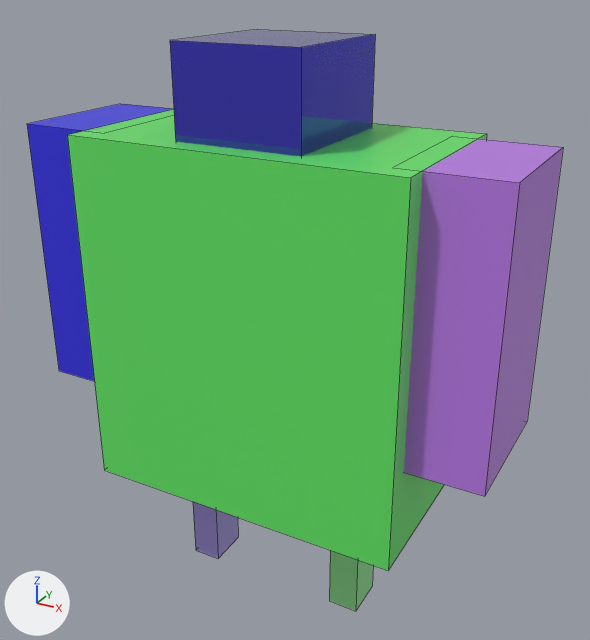
A saved change to the Blender file SOURCEFILES/robot1.blend.
Both versions are drawn from a 50 mm lens placed at (1.164, -1.921, 1.968), pointed at (0.043, 0.119, 0.949). The axes (+X, +Y, +Z) are drawn at lower left. The lights are the same throughout. Mesh edges are drawn as thin lines.

The first picture shows 'cube_arm', 'cube_arm2', 'cube_body', 'cube_leg', 'cube_leg2', 'cuibe_head'.
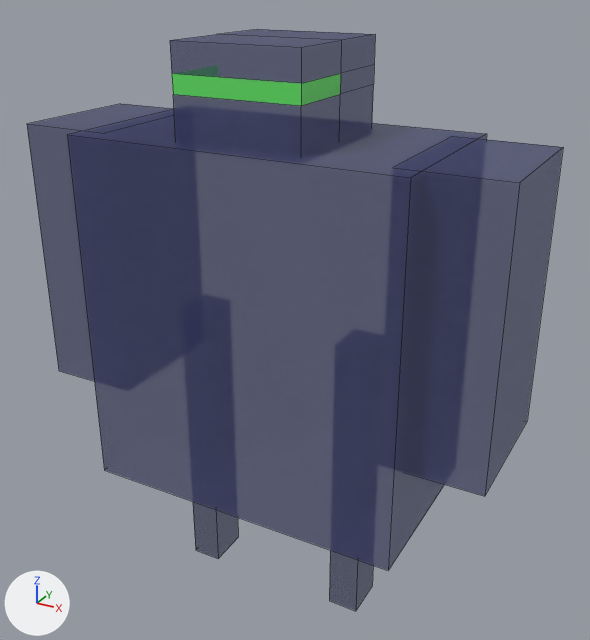
The newer file is also turned or shifted as a whole; pictures and numbers use the older file's frame.

Location of each change, [x1, y1, x2, y2] in pixels of the pictures (590 x 640 px):
'cube_body', recoloured, surface changed (green to blue): [67, 109, 487, 570] in both
'cube_arm2', recoloured, surface changed (purple to blue): [404, 139, 563, 496] in both
'cuibe_head', recoloured, surface changed, reshaped: [170, 29, 375, 156] in both
'cube_arm', recoloured, surface changed: [27, 104, 173, 381] in both
'cube_leg', recoloured, surface changed (green to blue): [329, 550, 373, 611] in both
'cube_leg2', recoloured, surface changed: [193, 502, 238, 559] in both

Patch to the scene script:
```diff
--- a/SOURCEFILES/robot1.blend.py
+++ b/SOURCEFILES/robot1.blend.py
@@ mat_material @@
 mat_material = principled_material('Material')
-mat_material.base_color = (0.295, 0.8, 0.3)  # green #94e795
+mat_material.base_color = (0.0448, 0.0537, 0.175)  # dark blue #3c4274
 mat_material.roughness = 0.4
+mat_material.alpha = 0.523
@@ me_cube_001 @@
 me_cube_001.from_pydata(...)  # 8 vertices, 6 faces; spans x -1.0..1.0, y -1.0..1.0, z -1.0..1.0
-me_cube_001.materials.append(mat_material_001)  # green #64e766
+me_cube_001.materials.append(mat_material)  # dark blue #3c4274
@@ me_cube_003 @@
 me_cube_003.from_pydata(...)  # 8 vertices, 6 faces; spans x -0.35..0.35, y -0.54..-0.23, z -2.02..-0.02
-me_cube_003.materials.append(mat_material_003)  # blue #aa98e7
+me_cube_003.materials.append(mat_material)  # dark blue #3c4274
@@ me_cube_004 @@
 me_cube_004.from_pydata(...)  # 8 vertices, 6 faces; spans x -1.0..1.0, y -1.0..1.0, z -1.0..1.0
-me_cube_004.materials.append(mat_material_004)  # purple #ba7ae7
+me_cube_004.materials.append(mat_material)  # dark blue #3c4274
@@ me_cube_005 @@
 me_cube_005.from_pydata(...)  # 8 vertices, 6 faces; spans x -1.0..1.0, y -1.0..1.0, z -1.0..1.0
-me_cube_005.materials.append(mat_material_005)  # blue #342fe7
+me_cube_005.materials.append(mat_material)  # dark blue #3c4274
@@ me_cube_006 @@
 # used by ob_cuibe_head; location = (0.012, 0.073, 1.644); rotation_euler = (0.0, 0.0, 1.571), in degrees (0, 0, 90); scale = (0.216, 0.191, 0.139)
-me_cube_006.from_pydata(...)  # 8 vertices, 6 faces; spans x -1.0..1.0, y -1.0..1.0, z -1.0..1.0
-me_cube_006.materials.append(mat_material_006)  # blue #5550e7
+me_cube_006.from_pydata(...)  # 24 vertices, 22 faces; spans x -1.0..1.0, y -1.0..1.0, z -1.0..1.0
+# me_cube_006 part 1
+# 6 faces are deleted
+# 4 vertices are added at (1.0, 1.0, 0.41), (-1.0, -1.0, 0.41), (1.0, -1.0, 0.41), (-1.0, 1.0, 0.41)
+# 6 new vertices lie (-1.0, 0.0, 0.0) away from vertices in x 1.0, y -1.0..1.0, z -1.0..1.0
+# 6 new vertices lie (0.0, 0.0, 1.03) away from vertices in x -1.0..1.0, y -1.0..1.0, z -1.0
+# 19 new faces join them, mat_material (dark blue #3c4274)
+# 3 new faces join them, mat_material_001 (green #64e766)
+me_cube_006.materials.append(mat_material)  # dark blue #3c4274
+me_cube_006.materials.append(mat_material_001)  # green #64e766
```
